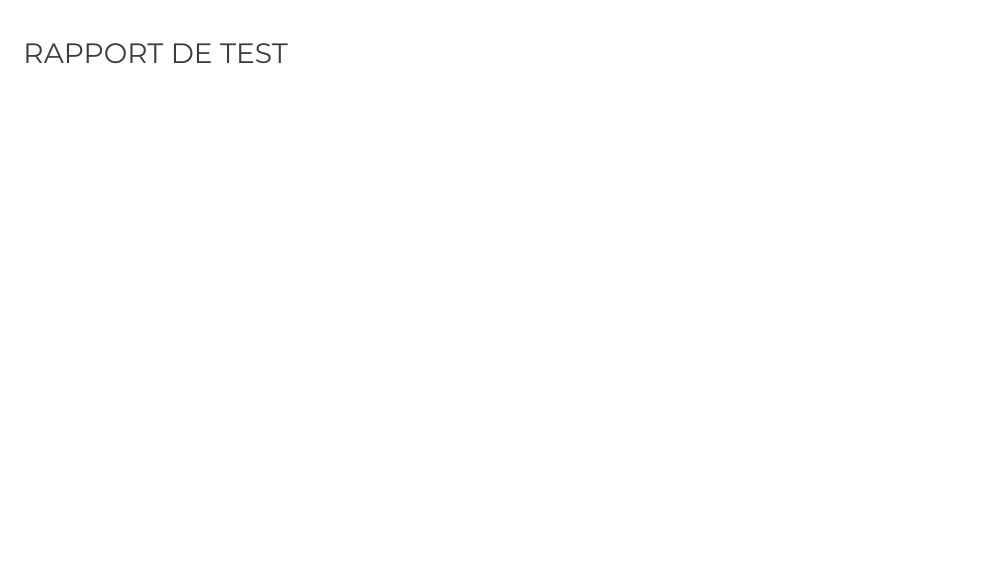
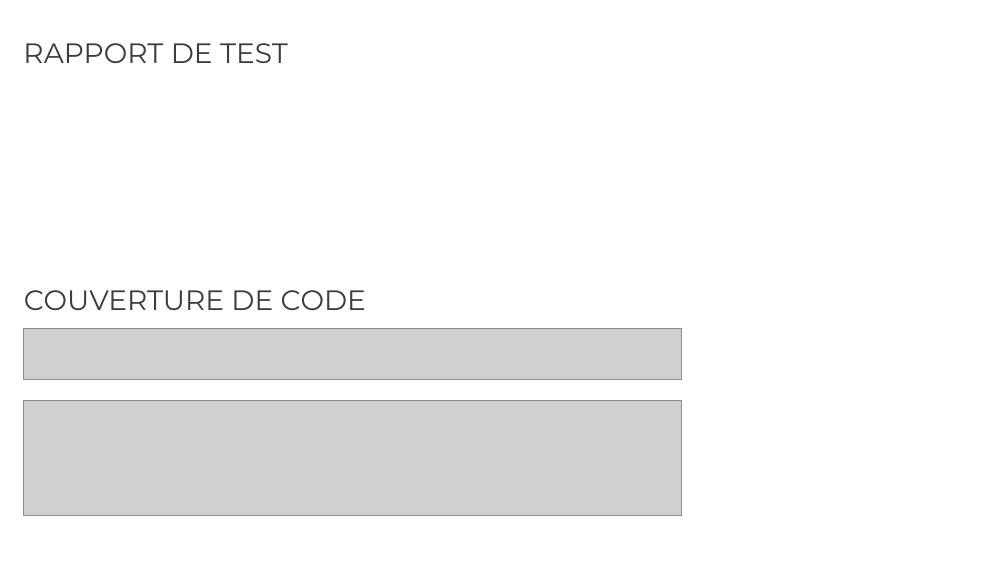
Before and after one commit to rvallet/ocp9-projetB4, a slide deck: slide 12 of doc/Présentation_OCP9_projetB4.pptx (slide 10 before the commit). Drawn at 1008x567 pixels with LibreOffice and Linux fonts; fonts in the diff are those of the drawing; grey boxes stand for pictures. Boxes give left, top, right and bottom in pixels: in the first picture for what was removed or moved away, otherwise in the second. Text is boxed around its words. In the diff, an @@ line names an element or a change of style, - is before the commit and + after.

Commit message:
test openjdk11 - clean POM (remove config TI)

```diff
--- a/doc/Présentation_OCP9_projetB4.pptx
+++ b/doc/Présentation_OCP9_projetB4.pptx
@@ text added at <box>24,290,366,310</box>, 20 pt, text #3C3C3C @@
+COUVERTURE DE CODE
@@ picture added at <box>24,329,681,380</box> @@
@@ picture added at <box>24,401,681,516</box> @@
```
Also in this commit, not shown: 6 other slides changed, 2 slides added, 2 other files.
